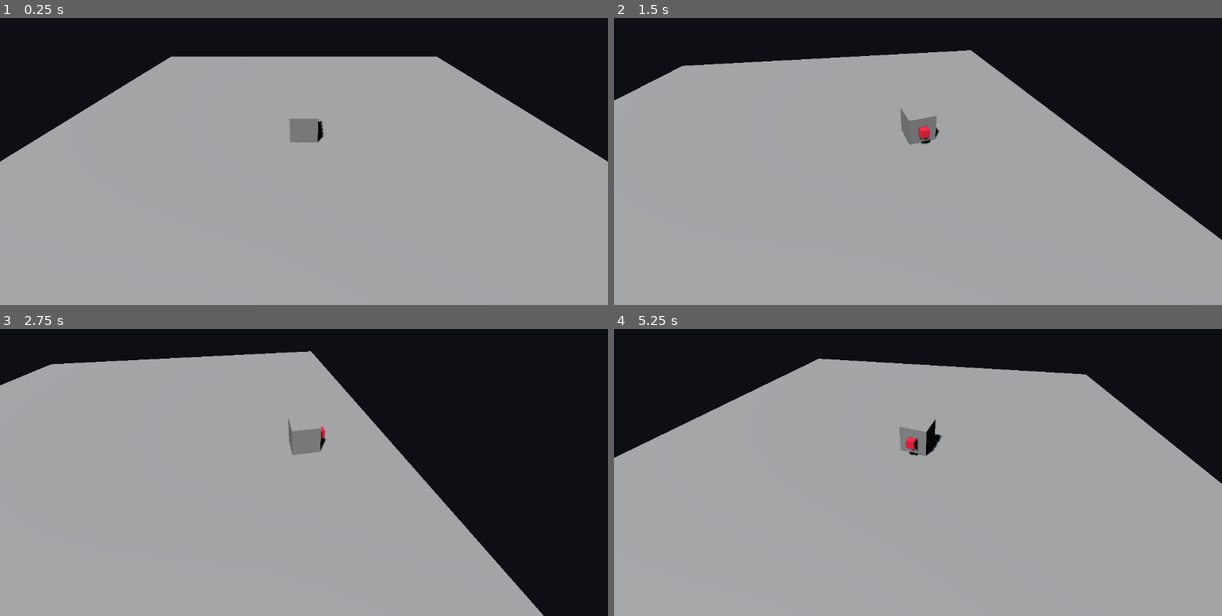
Above: before the commit, frames 1-4 (two rows, left to right).
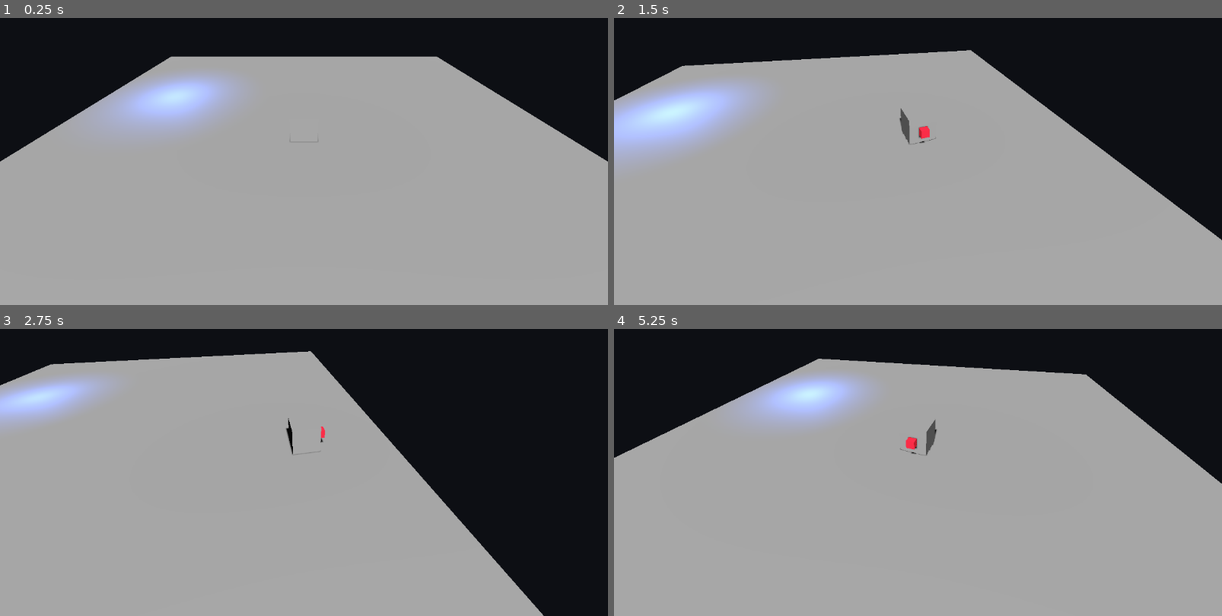
Above: after the commit, the same moments.

Repository: RUB1C/VOIDHEART_Taller_4_Programacion_Grafica
Game: Godot game, scene res://zona_b.tscn
The game is run twice, just before and just after one commit, with the same random seed, the same clock (stepped at 60 frames per second) and the same inputs. Before the commit the project starts from res://zona_a.tscn.
Inputs:
- Up to frame 1 (0.25 s): no input
- Up to frame 2 (1.5 s): tap Enter at 0.5 s; hold D 0.53-1.28 s; hold E 0.53-1.28 s; hold S from 1.28 s (still down); tap E at 1.35 s
- Up to frame 3 (2.75 s): release S at 2.03 s; hold D from 2.03 s (still down); hold E from 2.03 s (still down)
- Up to frame 4 (5.25 s): release D at 2.78 s; release E at 2.78 s; hold W 2.78-3.53 s; tap E at 2.85, 4.35 s; hold E 3.53-4.28 s; hold A 3.53-5.03 s; hold S from 5.03 s (still down); hold E from 5.03 s (still down)

The runs differ from the first frame. In frame 1, 3.9% of the frame differs, in the area x 16-54%, y 19-44%; in frame 2, 5.0%, in the area x 0-54%, y 22-51%; in frame 3, 2.5%; in frame 4, 3.4%.

Commit message:
Creación de la luz parpadeante
Cree una OmniLight color azul en una esquina de la zona con un script que permitiera que parpadeara con una velocidad y atenuación que simulan un foco dañado

Diff:
--- /dev/null
+++ b/voidheart-taller-4/luz_parpadeante.gd
@@ -0,0 +1,21 @@
+class_name LuzParpadeante
+extends OmniLight3D
+
+@export var energia_base := 1.5
+@export var amplitud := 2.0
+@export var velocidad := 8.0
+@export var semilla := 7
+
+var ruido := FastNoiseLite.new()
+var t := 0.0
+
+func _ready() -> void:
+	ruido.seed = semilla
+	ruido.frequency = 1.0
+
+func _process(delta: float) -> void:
+	t += delta
+	light_energy = energia(energia_base, amplitud, ruido.get_noise_1d(t * velocidad))
+
+static func energia(base: float, amp: float, valor_ruido: float) -> float:
+	return maxf(0.0, base * (1.0 + amp * valor_ruido))
--- a/voidheart-taller-4/project.godot
+++ b/voidheart-taller-4/project.godot
@@ -11,7 +11,7 @@
 [application]
 
 config/name="VOIDHEART"
-run/main_scene="res://zona_a.tscn"
+run/main_scene="uid://btdc4rlm8ip3w"
 config/features=PackedStringArray("4.7", "GL Compatibility")
 
 [dotnet]
--- a/voidheart-taller-4/zona_b.tscn
+++ b/voidheart-taller-4/zona_b.tscn
@@ -7,6 +7,7 @@
 [ext_resource type="Script" uid="uid://smqop0buvtrg" path="res://empujador.gd" id="5_eyatn"]
 [ext_resource type="Script" uid="uid://b18pjmri7820" path="res://agarrador.gd" id="6_r0ps7"]
 [ext_resource type="Script" uid="uid://b70v78f8ujbl7" path="res://camara_seguidora.gd" id="7_61dqb"]
+[ext_resource type="Script" uid="uid://bk8lmx72it68g" path="res://luz_parpadeante.gd" id="8_n70iv"]
 
 [sub_resource type="PlaneMesh" id="PlaneMesh_dpv7s"]
 size = Vector2(20, 20)
@@ -105,3 +106,10 @@
 
 [node name="WorldEnvironment" type="WorldEnvironment" parent="." unique_id=702161145]
 environment = SubResource("Environment_s3cy1")
+
+[node name="LuzParpadeante" type="OmniLight3D" parent="." unique_id=1084325700]
+transform = Transform3D(1, 0, 0, 0, 1, 0, 0, 0, 1, -6.520777, 1.320154, -3.2971816)
+light_color = Color(0.23627248, 0.42131323, 1, 1)
+light_energy = 3.0
+omni_attenuation = 2.0
+script = ExtResource("8_n70iv")
Not shown, added: voidheart-taller-4/luz_parpadeante.gd.uid
